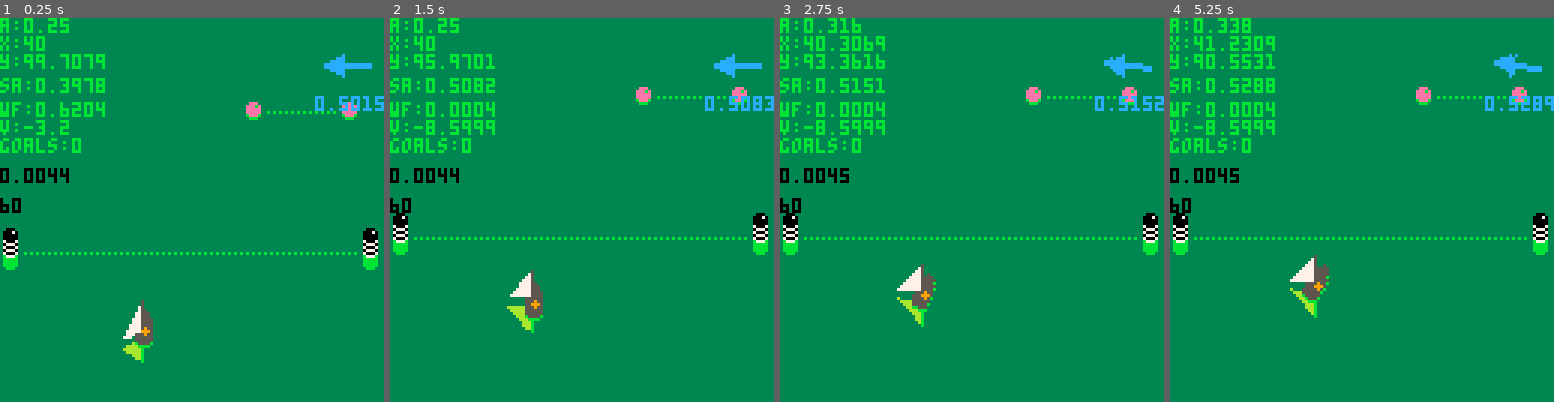
Above: before the commit, frames 1-4 (left to right).
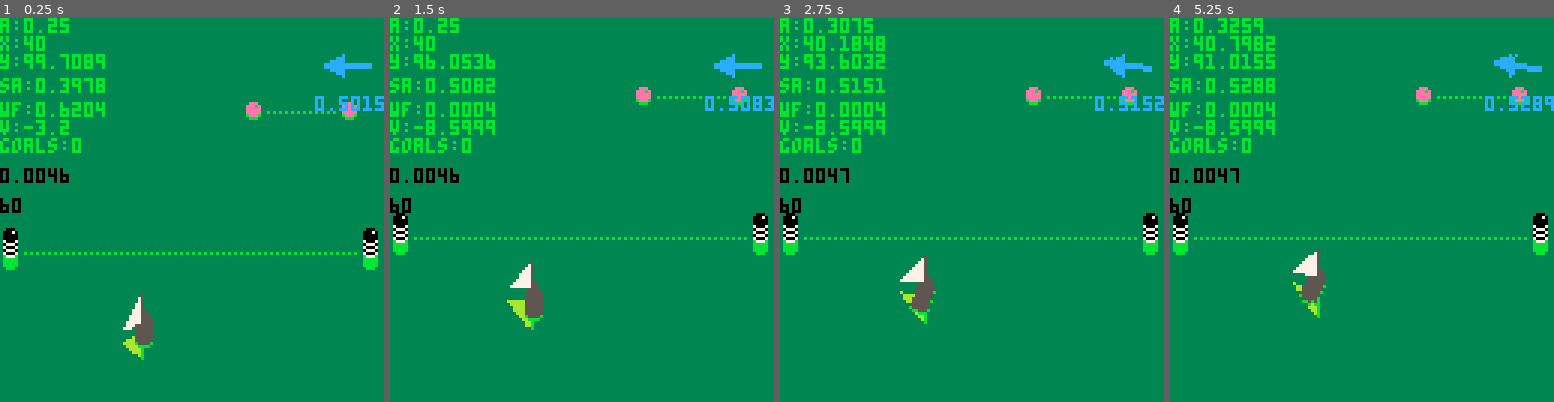
Above: after the commit, the same moments.

Repository: stekra/PICO-8-Carts
Game: PICO-8 cartridge boatgame.p8
The game is run twice, just before and just after one commit, with the same random seed, the same clock (stepped at 60 frames per second) and the same inputs.
Inputs:
- Up to frame 1 (0.25 s): no input
- Up to frame 2 (1.5 s): tap O (Z key) at 0.7 s
- Up to frame 3 (2.75 s): hold Right 1.6-2.1 s; tap O (Z key) at 1.7, 2.1, 2.5 s; hold Right from 2.47 s (still down)
- Up to frame 4 (5.25 s): tap O (Z key) every 0.4 s from 2.9 to 4.9 s; release Right at 3.03 s; hold Left 3.08-3.58 s; hold Right 4.02-4.68 s; hold Left from 5.08 s (still down)

The runs differ from the first frame. In frame 1, 0.4% of the frame differs, in the area x 15-40%, y 10-90%; in frame 2, 0.6%; in frame 3, 1.1%, in the area x 15-41%, y 0-81%; in frame 4, 1.1%.

Commit message:
Update boatgame

Diff:
--- a/boatgame.p8
+++ b/boatgame.p8
@@ -6,7 +6,7 @@
 
 -- todo:
 --  😐 two players
---  … detect gate pass
+----… detect gate pass
 --  ⧗ time/score
 --  ✽ wind behavior
        -- change at wind-sock
@@ -24,7 +24,7 @@
 	b.vx=0
 	b.vy=0
 	b.ang=0.25
-	b.spd=0.0015
+	b.spd=0.002
 	b.goals=0
 
 	s={} -- sail
@@ -63,11 +63,11 @@
  vel+=b.spd*wf
  vel*=0.995
 
- b.x-=cos(b.ang)*vel
- b.y+=sin(b.ang)*vel
+ b.x-=cos(b.ang)*vel/2
+ b.y+=sin(b.ang)*vel/2
 
  -- turn ctrl
- t=0.006
+ t=0.005
  spd=sqrt(b.vx*b.vx+b.vy*b.vy)
  spd=(spd*2.5+0.2)
  if (btn(⬅️)) b.ang-=t*spd
@@ -81,12 +81,8 @@
 	end
 
  -- sail root position
- local offset=8
--- s.x=b.x-cos(b.ang)*offset
--- s.x-=0.5
--- s.y=b.y+sin(b.ang)*offset
- s.x=b.x+7.5
- s.y=b.y+7.5
+ s.x=b.x-cos(b.ang)*2+7.5
+ s.y=b.y+sin(b.ang)*2+7.5
 
  -- turn wind
  wang=(wang+0.0001)%1
@@ -103,6 +99,7 @@
 end
 
 function _draw()
+	local start = stat(1)
 	cls(3)
 	print(st,0,50,0)
 	print(fps,0,60,0)
@@ -115,17 +112,13 @@
  draw_array(gates)
 
  draw_boat(b.x,b.y+v,b.ang)
-	local start = stat(1)
--- draw_sail(s.x,s.y+v,s.ang)
  draw_sail(s.x,s.y+v,s.ang)
-	printh("this took "..((stat(1)-start)*100).."% of a frame")
 
 -- draw_sock(108,16)
  rspr(64,16,108,8,wang,2)
  print(wang,105,26,12)
 
- circfill(b.x+8,b.y+8+v,1,9)
-
+	printh("this took "..((stat(1)-start)*100).."% of a frame")
 end
 
 -->8
@@ -196,22 +189,14 @@
  end
 end
 
-function draw_sail_old(x,y,a)
- for i=2,11 do
-  local sx=16*(i%8)
-  local sy=16*flr(i/8)
-  rspr(sx,sy,x,y-i,a,2)
- end
-end
-
 function draw_sail(x,y,a)
  local ax=cos(a)
  local ay=sin(a)
- local p1={x,y-1}
- local p2={x,y-10}
- local p3={x+ax*8,y-1-ay*8}
+ local p1={x,y-2}
+ local p2={x,y-11}
+ local p3={x+ax*8,y-2-ay*8}
  tri(p1,p2,p3,7)
- line(x,y,x,y-10,5)
+ line(x,y-1,x,y-11,5)
 end
 
 function draw_sail_refl(x,y,a)
@@ -220,15 +205,12 @@
  local ax=cos(a)
  local ay=sin(a)
  local p1={x,y+2}
- local p2={x,y+10}
+ local p2={x,y+11}
  local p3={x+ax*8,y+2-ay*8}
  tri(p1,p2,p3,7)
- line(x,y,x,y+10,5)
+ line(x,y,x,y+11,5)
  pal()
  pal(10,138,1)
--- for i=2,30,2 do
---  line(x,y+i,x+16,y+i,3)
--- end
 end
 
 function draw_start(y)
